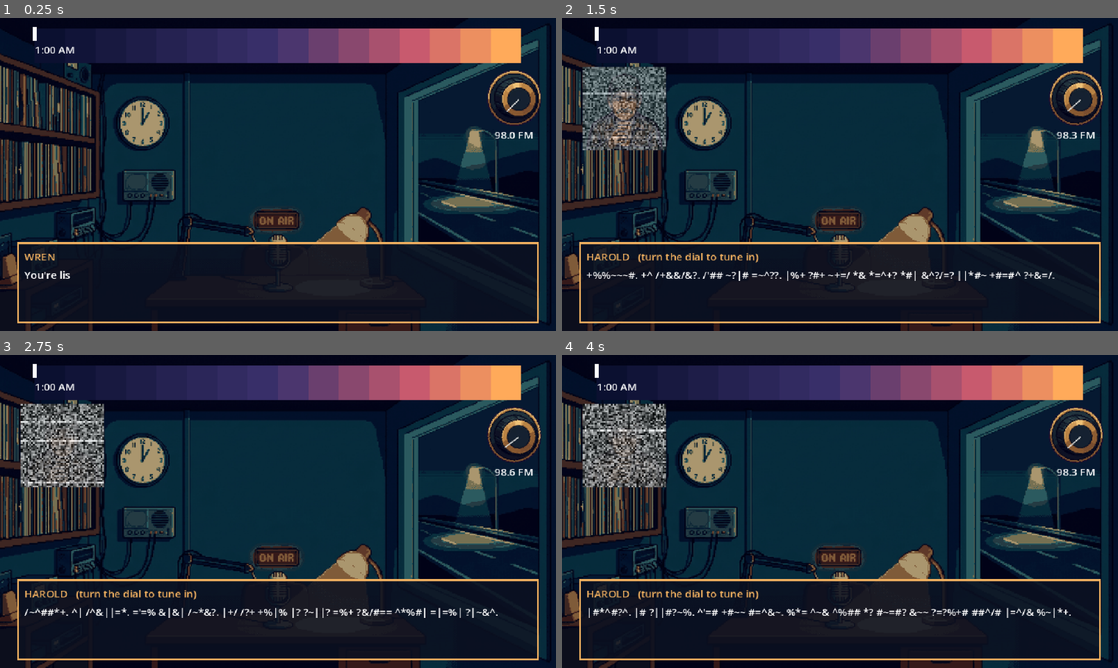
Above: before the commit, frames 1-4 (two rows, left to right).
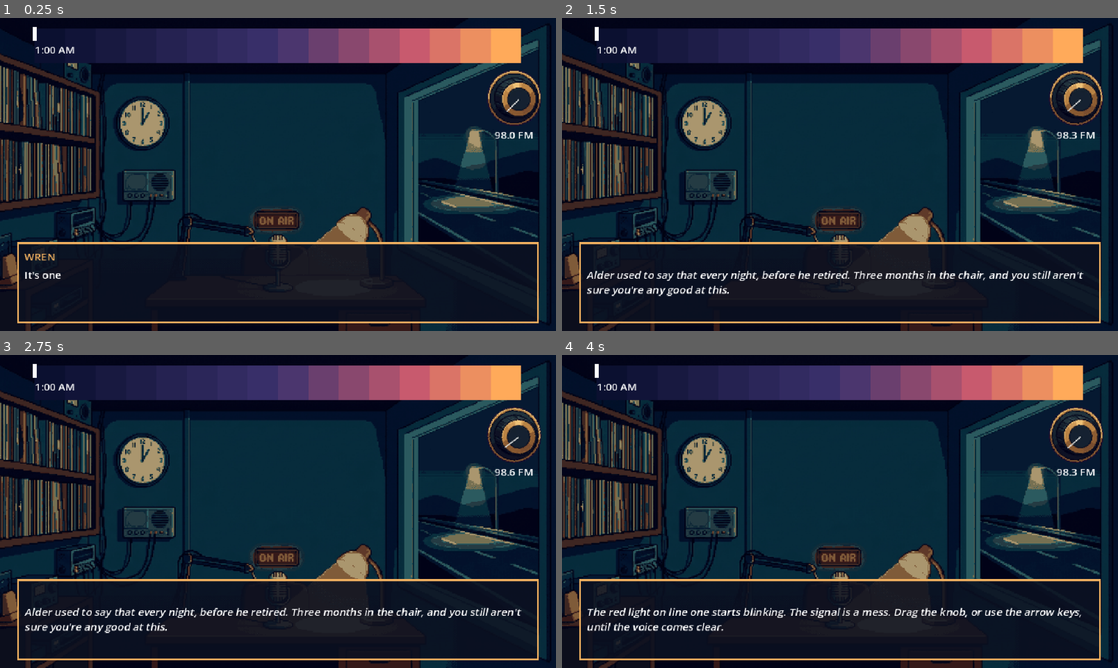
Above: after the commit, the same moments.

Repository: khalad007/DeadAir
Game: Godot game, scene res://scenes/main.tscn
Two runs of this game, one before a commit and one after it. Both use one fixed random seed, a clock stepped at 60 frames per second and the inputs below.
Inputs (mouse positions are in pixels of both pictures, inside the frame that each line leads up to):
- Up to frame 1 (0.25 s): no input
- Up to frame 2 (1.5 s): tap Enter (ui_accept) at 0.5, 0.77, 1.25 s; move the mouse to (962, 158) at 0.52 s; hold Right (ui_right) 0.53-1.25 s; click (962, 158) at 0.67 s; drag from (728, 190) to (812, 237) at 1.27 s
- Up to frame 3 (2.75 s): move the mouse to (333, 442) at 2.02 s; hold Right (ui_right) from 2.03 s (still down)
- Up to frame 4 (4 s): release Right (ui_right) at 2.75 s; drag from (812, 574) to (673, 464) at 2.77 s; move the mouse to (1006, 558) at 3.52 s; hold Left (ui_left) from 3.53 s (still down); tap Enter (ui_accept) at 3.77 s

The runs differ from the first frame. In frame 1, 0.1% of the frame differs, in the area x 4-13%, y 80-84%; in frame 2, 5.8%; in frame 3, 5.8%, in the area x 3-94%, y 15-89%; in frame 4, 5.8%.

Commit message:
step 6,7: record shelf with right/wrong song logic and hints and intro, Call 1 (Harold) and Call 2 (Dessa), clock and portrait fade

Diff:
--- a/scripts/main.gd
+++ b/scripts/main.gd
@@ -12,6 +12,8 @@
 var typing := false
 var waiting_choice := false
 var type_tween: Tween
+var fade_tween: Tween
+var clock_tween: Tween
 
 # Dial and signal
 var dial_angle := 0.0
@@ -31,12 +33,31 @@
 	%StaticOverlay.visible = false
 	static_mat = %StaticOverlay.material as ShaderMaterial
 	if static_mat == null:
-		push_error("StaticOverlay has no ShaderMaterial. Check Step 2, point 4.")
+		push_error("StaticOverlay has no ShaderMaterial. Check Step 5, section 2, point 4.")
 	for i in %ChoicesBox.get_child_count():
 		var btn := %ChoicesBox.get_child(i) as Button
 		btn.pressed.connect(_on_choice_pressed.bind(i))
+	for i in %RecordShelf.get_child_count():
+		var rbtn := %RecordShelf.get_child(i) as Button
+		rbtn.clip_text = true
+		rbtn.pressed.connect(_on_record_pressed.bind(i))
 	set_dial(0.0)
-	start_conversation(Story.TEST, "start")
+	set_clock("1:00 AM", 0.0, true)
+	start_conversation(Story.all_beats(), "intro")
+
+
+# ---------------- Clock ----------------
+
+func set_clock(text: String, frac: float, instant := false) -> void:
+	%ClockLabel.text = text
+	var x := 38.0 + 556.0 * clampf(frac, 0.0, 1.0)
+	if clock_tween:
+		clock_tween.kill()
+	if instant:
+		%SunMarker.position.x = x
+	else:
+		clock_tween = create_tween()
+		clock_tween.tween_property(%SunMarker, "position:x", x, 2.0).set_trans(Tween.TRANS_SINE)
 
 
 # ---------------- Dial ----------------
@@ -110,10 +131,21 @@
 	start_typing(n)
 
 
+# ---------------- Portrait ----------------
+
+func fade_portrait() -> void:
+	if fade_tween:
+		fade_tween.kill()
+	fade_tween = create_tween()
+	fade_tween.tween_property(%CallerPortrait, "modulate:a", 0.0, 2.5)
+	fade_tween.finished.connect(func(): %CallerPortrait.visible = false)
+
+
 # ---------------- Dialogue ----------------
 
 func start_conversation(data: Dictionary, start_id: String) -> void:
-	nodes = data
+	# duplicate(): we add temporary beats ("_play", "_hint") to this copy
+	nodes = data.duplicate()
 	show_node(start_id)
 
 
@@ -128,16 +160,25 @@
 	garbled = false
 	typing = false
 	%ChoicesPanel.visible = false
+	%RecordShelf.visible = false
 	if type_tween:
 		type_tween.kill()
 
 	if n.has("portrait"):
 		var p: String = n["portrait"]
+		if fade_tween:
+			fade_tween.kill()
+		%CallerPortrait.modulate.a = 1.0
 		if p == "":
 			%CallerPortrait.visible = false
 		else:
 			%CallerPortrait.texture = load("res://art/caller_%s.png" % p)
 			%CallerPortrait.visible = true
+
+	if n.has("clock"):
+		set_clock(n["clock"], n.get("sun", 0.0))
+	if n.get("fade", false):
+		fade_portrait()
 
 	# A beat with "tune" starts scrambled until the player finds the frequency.
 	if n.has("tune"):
@@ -172,6 +213,8 @@
 	var n: Dictionary = nodes[current_id]
 	if n.has("choices"):
 		show_choices(n["choices"])
+	elif n.has("records"):
+		show_records(n["records"])
 
 
 func show_choices(choices: Array) -> void:
@@ -196,6 +239,52 @@
 	show_node(choices[i].get("next", ""))
 
 
+# ---------------- Record shelf ----------------
+
+func show_records(records: Array) -> void:
+	waiting_choice = true
+	for i in %RecordShelf.get_child_count():
+		var btn := %RecordShelf.get_child(i) as Button
+		if i < records.size():
+			btn.text = records[i]["name"]
+			btn.visible = true
+		else:
+			btn.visible = false
+	%RecordShelf.visible = true
+
+
+func _on_record_pressed(i: int) -> void:
+	var beat_id := current_id
+	var beat: Dictionary = nodes[beat_id]
+	var records: Array = beat["records"]
+	if i >= records.size():
+		return
+	var rec: Dictionary = records[i]
+	waiting_choice = false
+	%RecordShelf.visible = false
+
+	var after := ""
+	if rec.get("right", false):
+		after = rec.get("next", "")
+	else:
+		# Wrong record: the caller reacts, then we return to this same beat.
+		nodes["_hint"] = {
+			"speaker": beat.get("hint_speaker", "CALLER"),
+			"text": rec.get("hint", "..."),
+			"next": beat_id,
+		}
+		after = "_hint"
+
+	nodes["_play"] = {
+		"speaker": "",
+		"text": "[i]~ Now playing: %s ~[/i]" % rec["name"],
+		"next": after,
+	}
+	show_node("_play")
+
+
+# ---------------- Flow ----------------
+
 func advance() -> void:
 	if nodes.is_empty() or garbled:
 		return
@@ -205,7 +294,7 @@
 		_on_typing_done()
 		return
 	var n: Dictionary = nodes[current_id]
-	if n.has("choices"):
+	if n.has("choices") or n.has("records"):
 		return
 	show_node(n.get("next", ""))
 
@@ -218,6 +307,7 @@
 	garbled = false
 	locked = false
 	%ChoicesPanel.visible = false
+	%RecordShelf.visible = false
 	print("Conversation ended")
 
 
@@ -253,9 +343,11 @@
 
 	if event.is_action_pressed("ui_left"):
 		set_dial(dial_angle - 4.0)
+		get_viewport().set_input_as_handled()
 		return
 	if event.is_action_pressed("ui_right"):
 		set_dial(dial_angle + 4.0)
+		get_viewport().set_input_as_handled()
 		return
 
 	# Dialogue advance
--- a/scripts/story.gd
+++ b/scripts/story.gd
@@ -1,23 +1,46 @@
 extends RefCounted
 
-# Each entry is one "beat" of conversation.
-# speaker : name shown above the text
-# text    : the line (BBCode allowed, e.g. [i]italic[/i])
-# portrait: caller name to show (matches art/caller_NAME.png), "" hides it
+# Beat keys:
+# speaker : name shown above the text ("" for narration)
+# text    : the line (BBCode allowed, but NOT on lines that have "tune")
+# portrait: caller name ("" hides the portrait)
+# tune    : radio frequency the player must find to read the line
+# clock   : wall clock text, e.g. "2:30 AM"
+# sun     : 0.0 to 1.0, position of the sunrise marker
+# fade    : true = the portrait fades out
 # next    : id of the next beat
-# choices : list of {text, next}, used instead of "next"
-
-const TEST := {
-	"start": {
+# choices : list of {text, next}
+# records : list of {name, right, hint, next} (shows the record shelf)
+# hint_speaker: who reacts when a wrong record is picked
+
+const CALL1 := {
+	"intro": {
 		"speaker": "WREN",
 		"portrait": "",
-		"text": "You're listening to Dead Air. It's one in the morning, and the road is empty.",
-		"next": "s2",
-	},
-	"s2": {
+		"clock": "1:00 AM",
+		"sun": 0.0,
+		"text": "It's one in the morning. You're listening to Dead Air, the last voice on Route 9.",
+		"next": "intro2",
+	},
+	"intro2": {
 		"speaker": "WREN",
-		"text": "Line one is blinking. Hello, you're on the air.",
+		"text": "I'm Wren. If you're awake, you're not alone. The phone lines are open, the records are spinning, and the sun is a long way off.",
+		"next": "intro3",
+	},
+	"intro3": {
+		"speaker": "",
+		"text": "[i]Alder used to say that every night, before he retired. Three months in the chair, and you still aren't sure you're any good at this.[/i]",
+		"next": "intro4",
+	},
+	"intro4": {
+		"speaker": "",
+		"text": "[i]The red light on line one starts blinking. The signal is a mess. Drag the knob, or use the arrow keys, until the voice comes clear.[/i]",
+		"next": "h0",
+	},
+	"h0": {
+		"speaker": "WREN",
 		"portrait": "harold",
+		"text": "Line one, you're on the air.",
 		"next": "h1",
 	},
 	"h1": {
@@ -32,8 +55,8 @@
 		"next": "h3",
 	},
 	"h3": {
-		"speaker": "WREN",
-		"text": "[i](What do you say?)[/i]",
+		"speaker": "",
+		"text": "[i]What do you say?[/i]",
 		"choices": [
 			{"text": "Tell me about her.", "next": "h4a"},
 			{"text": "How long have you been driving?", "next": "h4b"},
@@ -52,6 +75,229 @@
 	"h5": {
 		"speaker": "HAROLD",
 		"text": "Funny. I can't remember the last gas station I passed.",
-		"next": "",
+		"next": "h5b",
+	},
+	"h5b": {
+		"speaker": "",
+		"text": "[i]The clock on your wall says 1:07. The second hand hasn't moved in a while.[/i]",
+		"next": "h5c",
+	},
+	"h5c": {
+		"speaker": "HAROLD",
+		"text": "My radio only picks up you, you know. Every other station is just hiss. Maybe that's why I called.",
+		"next": "h5d",
+	},
+	"h5d": {
+		"speaker": "HAROLD",
+		"text": "When I drive her to school, Maisie hums the same tune every day. Off-key, rumbly, like wheels going over a bridge. I never learned the name.",
+		"next": "h6",
+	},
+	"h6": {
+		"speaker": "",
+		"text": "[i]You run a finger along the shelf. Which record sounds like home to him?[/i]",
+		"hint_speaker": "HAROLD",
+		"records": [
+			{"name": "Truck Song", "right": true, "next": "h7"},
+			{"name": "Neon Waltz", "hint": "Pretty. But Maisie would never hum that. It sounds like a nightclub."},
+			{"name": "Rain Exit", "hint": "Too sad. It's her birthday. I'm not showing up with that playing."},
+		],
+	},
+	"h7": {
+		"speaker": "HAROLD",
+		"text": "...That's the one. Maisie hums this. Off-key, every single time. I forgot I knew it.",
+		"next": "h8",
+	},
+	"h8": {
+		"speaker": "HAROLD",
+		"text": "Wren. The road ahead of me is... there's no road. Just headlights, and they aren't moving.",
+		"next": "h9",
+	},
+	"h9": {
+		"speaker": "HAROLD",
+		"text": "There was a bridge. And the rain. And this song was playing. Then it was just quiet, and I kept driving anyway.",
+		"next": "h10",
+	},
+	"h10": {
+		"speaker": "",
+		"text": "[i]Your throat is tight. You can't tell him. You can only choose what to say.[/i]",
+		"choices": [
+			{"text": "You're not late, Harold.", "next": "h11a"},
+			{"text": "Is there something you want her to know?", "next": "h11b"},
+		],
+	},
+	"h11a": {
+		"speaker": "HAROLD",
+		"text": "Not late. Huh. First time anyone's said that to me.",
+		"next": "h12",
+	},
+	"h11b": {
+		"speaker": "HAROLD",
+		"text": "Tell her I was coming. Tell her I was always coming.",
+		"next": "h12",
+	},
+	"h12": {
+		"speaker": "",
+		"text": "[i]You say you'll find a way. You don't know how. You mean it anyway.[/i]",
+		"next": "h13",
+	},
+	"h13": {
+		"speaker": "HAROLD",
+		"text": "The road's clear now. I can see my exit. Happy birthday, Maisie.",
+		"next": "h14",
+	},
+	"h14": {
+		"speaker": "",
+		"text": "[i]The line clicks. Harold's headlights melt into the static.[/i]",
+		"fade": true,
+		"next": "h15",
+	},
+	"h15": {
+		"speaker": "WREN",
+		"text": "...Thanks for calling. Drive safe.",
+		"next": "d0",
 	},
 }
+
+const CALL2 := {
+	"d0": {
+		"speaker": "",
+		"portrait": "dessa",
+		"clock": "2:30 AM",
+		"sun": 0.25,
+		"text": "[i]You barely catch your breath before line two lights up.[/i]",
+		"next": "d1",
+	},
+	"d1": {
+		"speaker": "DESSA",
+		"tune": 103.3,
+		"text": "Hi! Hi, is this working? I'm calling from the gym. It's so loud in here I can barely hear myself think.",
+		"next": "d2",
+	},
+	"d2": {
+		"speaker": "DESSA",
+		"text": "I need to request a song. For the last dance. Everyone keeps saying it's coming up, but the DJ won't tell me when.",
+		"next": "d3",
+	},
+	"d3": {
+		"speaker": "",
+		"text": "[i]What do you say?[/i]",
+		"choices": [
+			{"text": "Who are you dancing with?", "next": "d4a"},
+			{"text": "What's the song?", "next": "d4b"},
+		],
+	},
+	"d4a": {
+		"speaker": "DESSA",
+		"text": "Nobody yet. Tyler said he'd come. But I don't mind. I've been practicing in my room for weeks.",
+		"next": "d5",
+	},
+	"d4b": {
+		"speaker": "DESSA",
+		"text": "I don't know the name! It's slow, and it starts with just a piano. It was on the radio when mom drove me to my appointments. I mean errands.",
+		"next": "d5",
+	},
+	"d5": {
+		"speaker": "DESSA",
+		"text": "I look okay, right? Mom altered the dress three times. It's a little big now.",
+		"next": "d6",
+	},
+	"d6": {
+		"speaker": "",
+		"text": "[i]Behind her voice you hear a faint, steady beep and a soft hiss. It isn't gym music.[/i]",
+		"next": "d7",
+	},
+	"d7": {
+		"speaker": "DESSA",
+		"text": "Is it cold in here? Funny. I'm not cold. I can't really feel my corsage either. It's my first one.",
+		"next": "d8",
+	},
+	"d8": {
+		"speaker": "",
+		"text": "[i]What do you say?[/i]",
+		"choices": [
+			{"text": "Where exactly is the gym, Dessa?", "next": "d9a"},
+			{"text": "Tell me about the dress.", "next": "d9b"},
+		],
+	},
+	"d9a": {
+		"speaker": "DESSA",
+		"text": "Down the hall, past the nurses'... past the, um. The big doors. I keep getting lost. This school has so many hallways.",
+		"next": "d10",
+	},
+	"d9b": {
+		"speaker": "DESSA",
+		"text": "Blue. Mom said it matches my eyes. We hung it on my door for months, just waiting.",
+		"next": "d10",
+	},
+	"d10": {
+		"speaker": "DESSA",
+		"text": "I was supposed to go last spring. Then I got a little sick. Then more sick. But I'm here now, right? That counts.",
+		"next": "d11",
+	},
+	"d11": {
+		"speaker": "",
+		"text": "[i]She wants the slow one that starts with a piano. Something made for two people swaying in a dim room.[/i]",
+		"hint_speaker": "DESSA",
+		"records": [
+			{"name": "Last Dance", "right": true, "next": "d12"},
+			{"name": "Night Drive", "hint": "Too fast! I'd trip over my own dress."},
+			{"name": "Lullaby", "hint": "That one's for sleeping. I'm not ready to sleep yet."},
+		],
+	},
+	"d12": {
+		"speaker": "DESSA",
+		"text": "That's it. That's the one. The piano... oh. I can hear it everywhere.",
+		"next": "d13",
+	},
+	"d13": {
+		"speaker": "DESSA",
+		"text": "I never made it to the dance, did I? I've been waiting in the hallway this whole time.",
+		"next": "d14",
+	},
+	"d14": {
+		"speaker": "",
+		"text": "[i]Your voice isn't steady. You choose carefully.[/i]",
+		"choices": [
+			{"text": "You're here now. That counts.", "next": "d15a"},
+			{"text": "I'll dance with you. Right here, through the radio.", "next": "d15b"},
+		],
+	},
+	"d15a": {
+		"speaker": "DESSA",
+		"text": "That counts. Mom said it would.",
+		"next": "d16",
+	},
+	"d15b": {
+		"speaker": "DESSA",
+		"text": "You would? Okay. Okay! Hold on, I'm just fixing my hair.",
+		"next": "d16",
+	},
+	"d16": {
+		"speaker": "DESSA",
+		"text": "Tell Mom the dress was perfect. And that it's okay to take it off the door now.",
+		"next": "d17",
+	},
+	"d17": {
+		"speaker": "DESSA",
+		"text": "It isn't even sad anymore. Just slow, and warm. Thanks for the last dance, Wren.",
+		"next": "d18",
+	},
+	"d18": {
+		"speaker": "",
+		"text": "[i]The piano fades out. Somewhere, a blue dress is finally lifted down from a door.[/i]",
+		"fade": true,
+		"next": "d19",
+	},
+	"d19": {
+		"speaker": "",
+		"text": "[i]You sit in the silence for a long time. The third line is already blinking.[/i]",
+		"next": "",  # Step 8 connects this to Call 3
+	},
+}
+
+
+static func all_beats() -> Dictionary:
+	var d := {}
+	d.merge(CALL1)
+	d.merge(CALL2)
+	return d
